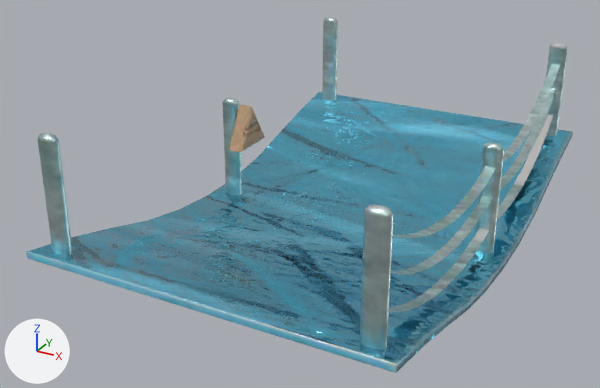
The glTF model public/img/models/Niflheim_Forge_Ice_Bridge.glb: old version first, new version second.
Before and after are seen from a 50 mm lens placed at (7.53, -21.79, 7.36), pointed at (-0.74, -6.75, -0.16). The lights are fixed; the arrows at lower left show +X, +Y and +Z. The first picture is the older version. Vertices at exactly the same position are counted once.

Before the edit, the objects in view are built like this:
```python
me_mesh_0 = bpy.data.meshes.new('Mesh_0')
me_mesh_0.from_pydata(...)  # 908 vertices, 1652 faces; spans x -3.8..3.8, y -12.0..0.0, z -1.32..2.39
me_mesh_0.materials.append(mat_grass)
ob_ice_bridge_without_stars__open_forge_half = bpy.data.objects.new('Ice bridge without stars, open forge half', me_mesh_0)
ob_ice_bridge_without_stars__open_forge_half.location = (0.0, 0.0, 0.0)
```
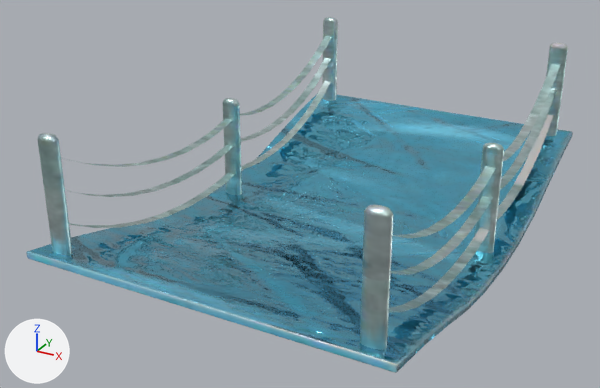
The change, as a diff of the scene's bpy script:
```diff
--- a/public/img/models/Niflheim_Forge_Ice_Bridge.glb.py
+++ b/public/img/models/Niflheim_Forge_Ice_Bridge.glb.py
@@ me_mesh_0 @@
 # used by ob_ice_bridge_without_stars__open_forge_half; location = (0.0, 0.0, 0.0)
-me_mesh_0.from_pydata(...)  # 908 vertices, 1652 faces; spans x -3.8..3.8, y -12.0..0.0, z -1.32..2.39
+me_mesh_0.from_pydata(...)  # 992 vertices, 1692 faces; spans x -3.8..3.8, y -12.0..0.0, z -1.32..2.39
+# me_mesh_0 part 1: the loose piece of 20 vertices spanning x 3.1..3.34, y -5.53..-0.28, z 0.08..1.35 is copied, and the copy is moved by (-6.5, 0.0, 0.0); it spans x -3.4..-3.16, y -5.53..-0.28, z 0.08..1.35
+# me_mesh_0 part 2: the loose piece of 20 vertices spanning x 3.1..3.34, y -5.55..-0.26, z 0.72..2.0 is copied, and the copy is moved by (-6.5, 0.0, 0.0); it spans x -3.4..-3.16, y -5.55..-0.26, z 0.72..2.0
+# me_mesh_0 part 3: the loose piece of 20 vertices spanning x 3.1..3.34, y -5.54..-0.25, z -0.63..0.67 is copied, and the copy is moved by (-6.5, 0.0, 0.0); it spans x -3.4..-3.16, y -5.54..-0.25, z -0.63..0.67
+# me_mesh_0 part 4: the loose piece of 20 vertices spanning x 3.12..3.35, y -11.56..-5.6, z 0.06..1.3 is copied, and the copy is moved by (-6.5, 0.0, 0.0); it spans x -3.38..-3.15, y -11.56..-5.6, z 0.06..1.3
+# me_mesh_0 part 5: the loose piece of 20 vertices spanning x 3.12..3.35, y -11.59..-5.57, z 0.7..1.95 is copied, and the copy is moved by (-6.5, 0.0, 0.0); it spans x -3.38..-3.15, y -11.59..-5.57, z 0.7..1.95
+# me_mesh_0 part 6: the loose piece of 20 vertices spanning x 3.12..3.35, y -11.6..-5.58, z -0.64..0.61 is copied, and the copy is moved by (-6.5, 0.0, 0.0); it spans x -3.38..-3.15, y -11.6..-5.58, z -0.64..0.61
+# me_mesh_0 part 7: the loose piece of 36 vertices spanning x -3.06..-2.65, y -6.17..-5.02, z 0.28..1.28 is deleted
 me_mesh_0.materials.append(mat_grass)
```

Where the change shows, as pixel boxes [x1, y1, x2, y2] in the pictures (600 x 388 px):
part 1 of me_mesh_0, added: after [240, 58, 332, 142]
part 2 of me_mesh_0, added: after [240, 36, 332, 116]
part 3 of me_mesh_0, added: after [241, 81, 332, 170]
part 4 of me_mesh_0, added: after [66, 145, 234, 197]
part 5 of me_mesh_0, added: after [61, 118, 232, 167]
part 6 of me_mesh_0, added: after [69, 173, 235, 228]
part 7 of me_mesh_0, deleted (beige): before [229, 105, 265, 152]
